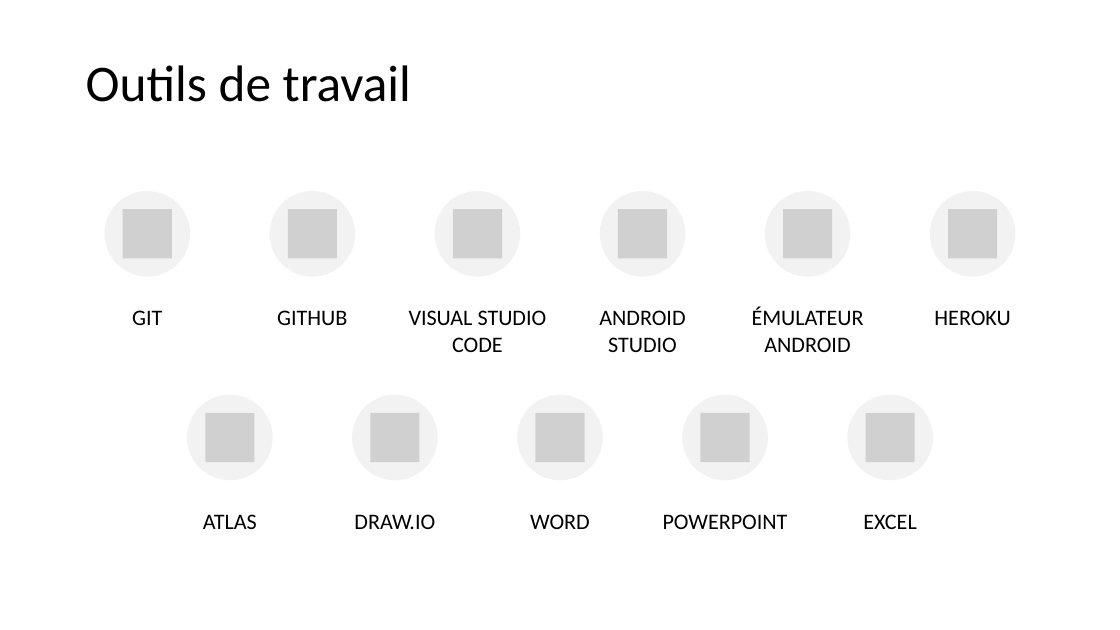
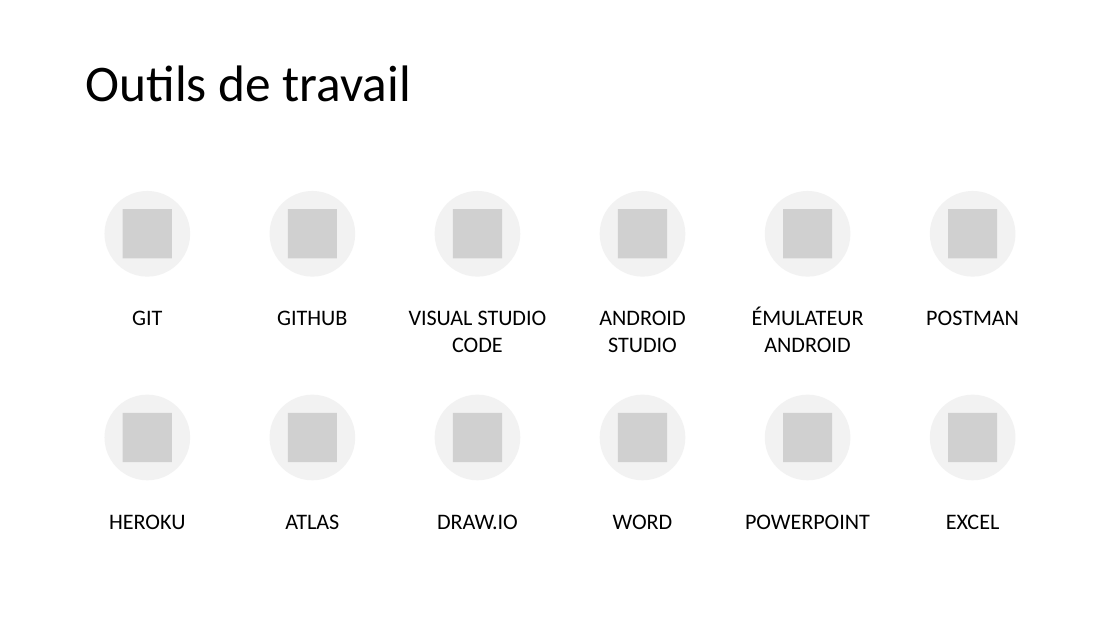
Before and after one commit to Danes99/esme-android, a slide deck: slide 14 of docs/pptx/Android Project - Group 1 - Becerra Stauner Taxil.pptx. Drawn at 1120x630 pixels with LibreOffice and Linux fonts; fonts in the diff are those of the drawing; grey boxes stand for pictures. Boxes give left, top, right and bottom in pixels: in the first picture for what was removed or moved away, otherwise in the second. Text is boxed around its words. In the diff, an @@ line names an element or a change of style, - is before the commit and + after.

Commit message:
Added postman

```diff
--- a/docs/pptx/Android Project - Group 1 - Becerra Stauner Taxil.pptx
+++ b/docs/pptx/Android Project - Group 1 - Becerra Stauner Taxil.pptx
@@ 2 texts, 2 ellipses: place and size @@
-2 texts, 2 ellipses at [187,395,788,529]
+2 texts, 2 ellipses at [270,395,870,529]
@@ group removed at [205,413,915,463]: 5 pictures @@
@@ 3 texts, 3 ellipses: place and size @@
-3 texts, 3 ellipses at [203,395,933,529]
+3 texts, 3 ellipses at [285,395,1016,529]
@@ group added at [104,310,1019,481]: 6 pictures, 1 text, 1 ellipse @@
+POSTMAN
@@ text "HEROKU": place and size @@
-text "HEROKU" at [934,310,1010,325]
+text "HEROKU" at [109,514,185,529]
```
